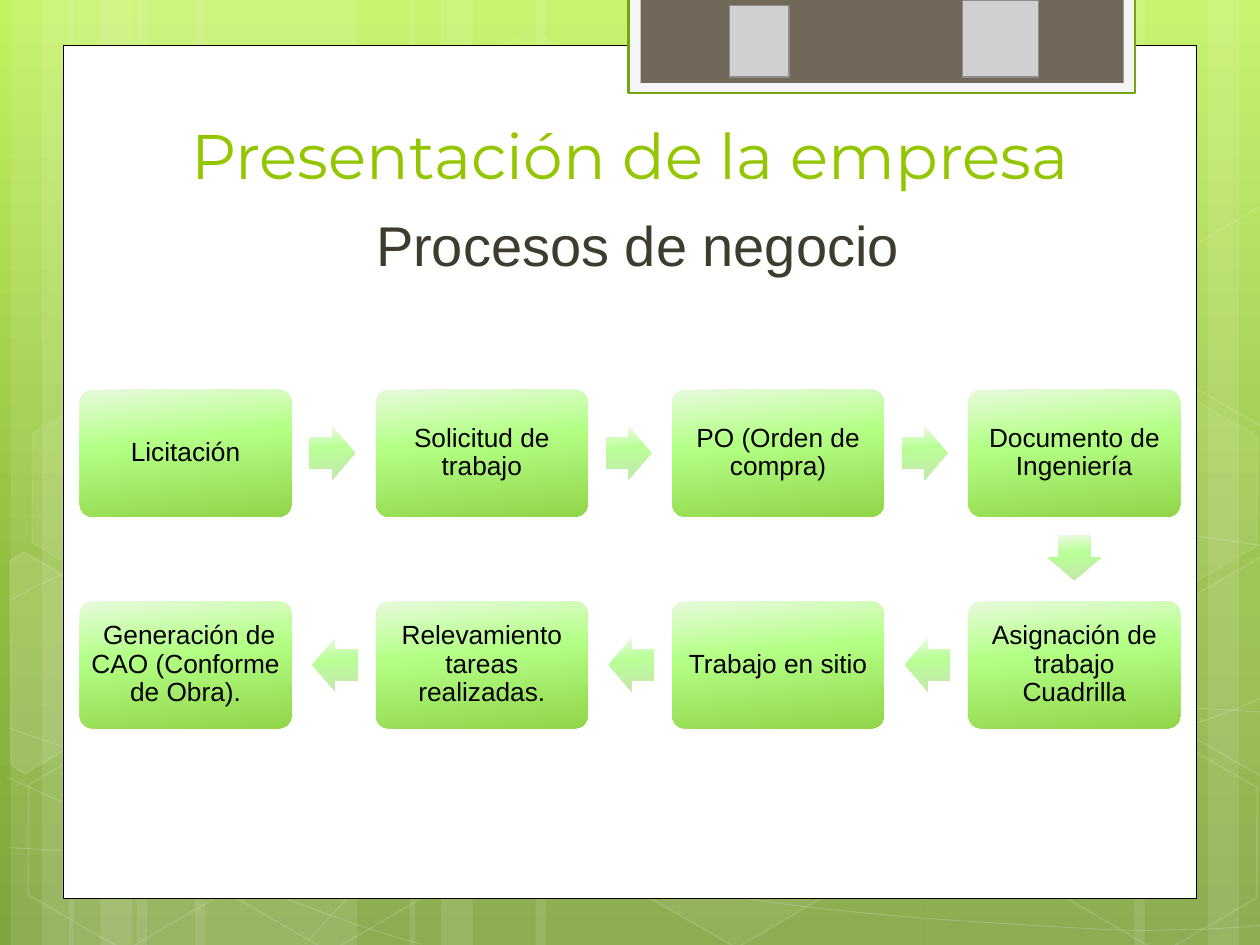
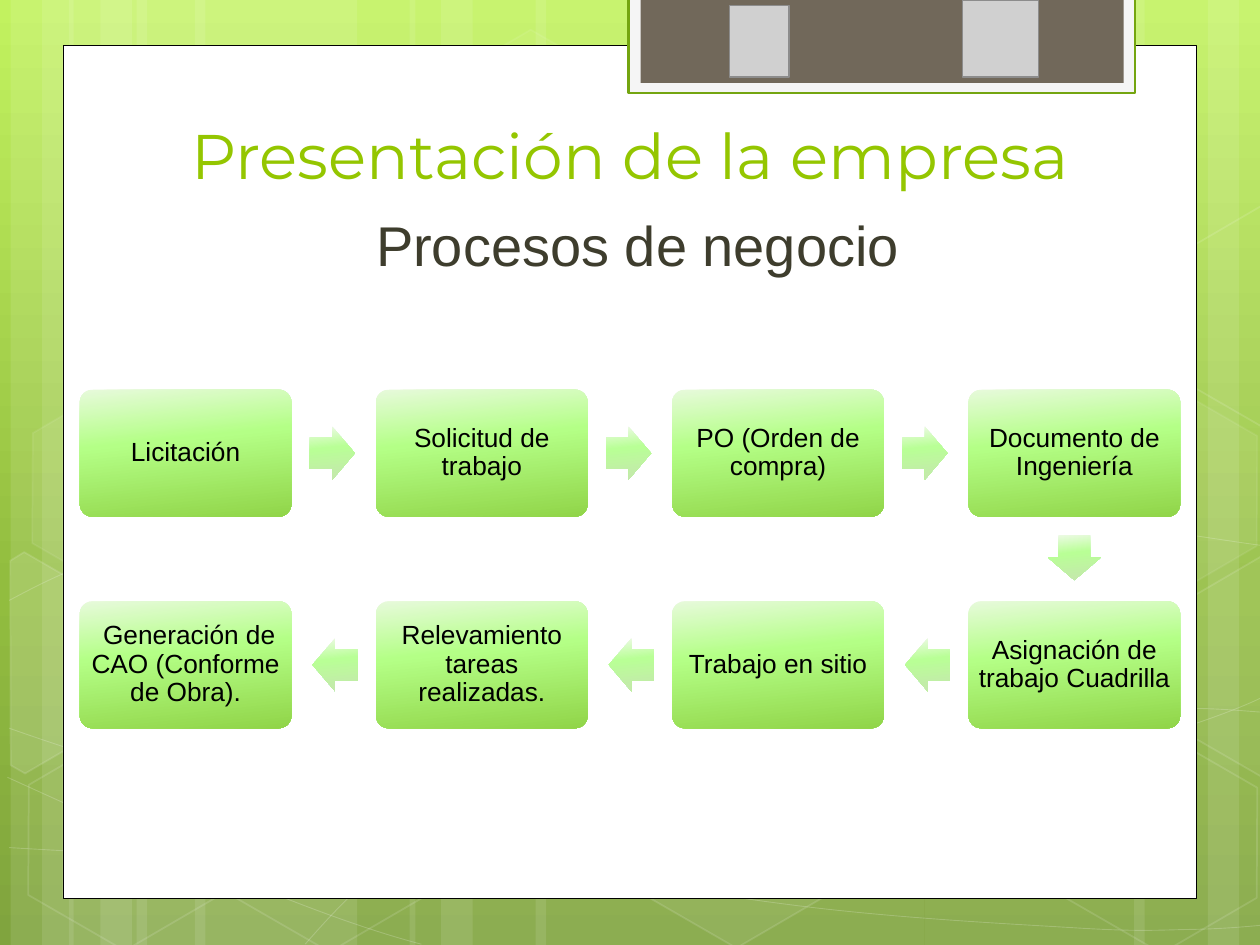
Before and after one commit to ptissera/habilitacion-profesional-2012-4k4, a slide deck: slide 9 of Documentacion/Informe Preliminar/Presentacion Informe Preliminar.pptx. Drawn at 1260x945 pixels with LibreOffice and Linux fonts; fonts in the diff are those of the drawing; grey boxes stand for pictures. Boxes give left, top, right and bottom in pixels: in the first picture for what was removed or moved away, otherwise in the second. Text is boxed around its words. In the diff, an @@ line names an element or a change of style, - is before the commit and + after.

```diff
--- a/Documentacion/Informe Preliminar/Presentacion Informe Preliminar.pptx
+++ b/Documentacion/Informe Preliminar/Presentacion Informe Preliminar.pptx
@@ text "Asignación de trabajo Cuadrilla" rewrapped from [992, 624, 1156, 702] to [979, 639, 1169, 693] @@
```
Also in this commit, not shown: 2 other slides changed.
